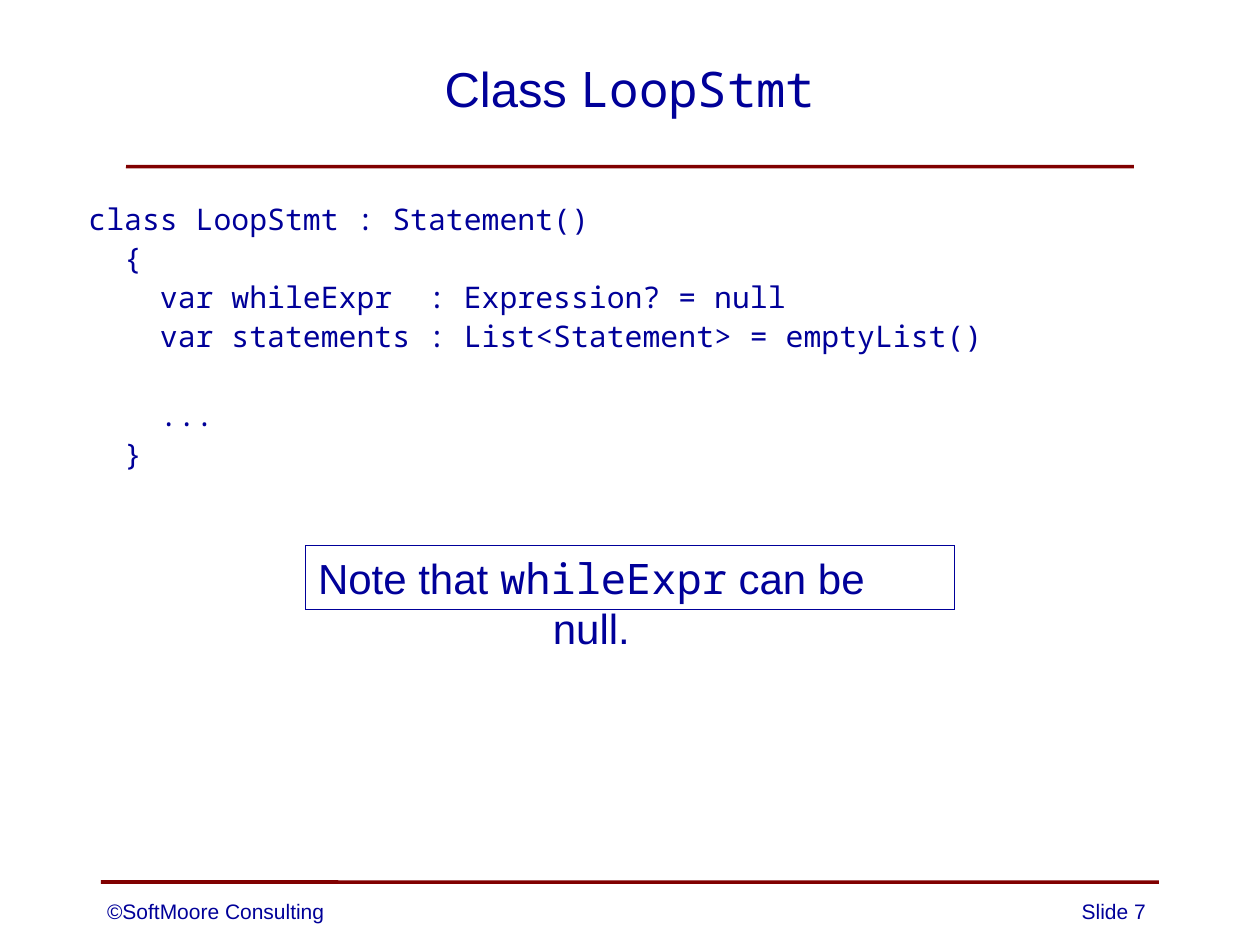
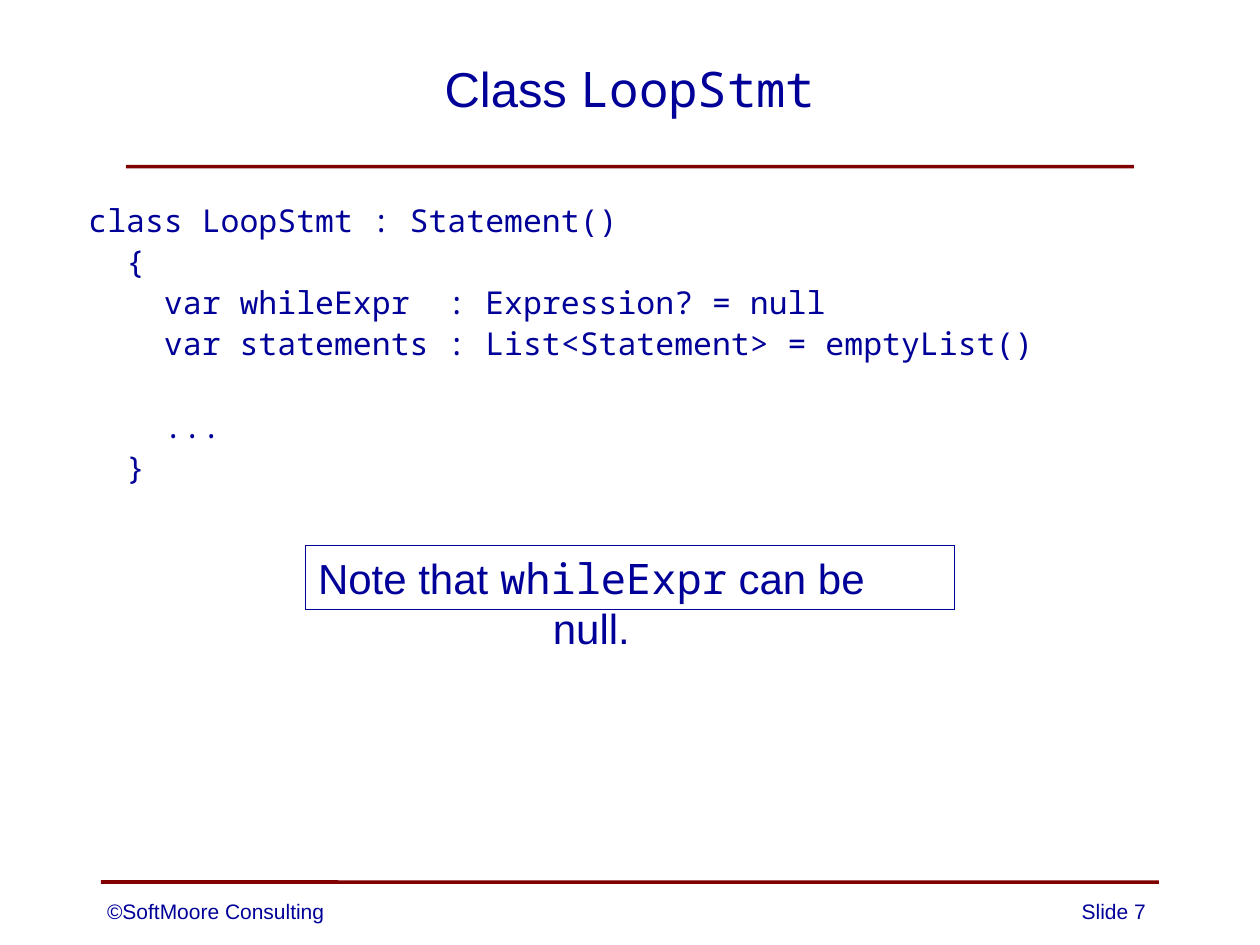
Before and after one commit to SoftMoore/CPRL-Kt, a slide deck: slide 7 of PowerPoint Slides/08 - Abstract Syntax Trees.pptx. Drawn at 1260x945 pixels with LibreOffice and Linux fonts; fonts in the diff are those of the drawing. Boxes give left, top, right and bottom in pixels: in the first picture for what was removed or moved away, otherwise in the second. Text is boxed around its words. In the diff, an @@ line names an element or a change of style, - is before the commit and + after.

```diff
--- a/PowerPoint Slides/08 - Abstract Syntax Trees.pptx
+++ b/PowerPoint Slides/08 - Abstract Syntax Trees.pptx
@@ text "class LoopStmt : Statement()" at bbox=[88, 208, 1033, 363]: size 17 to 18 pt @@
```
Also in this commit, not shown: 8 other slides changed, 3 other files.
